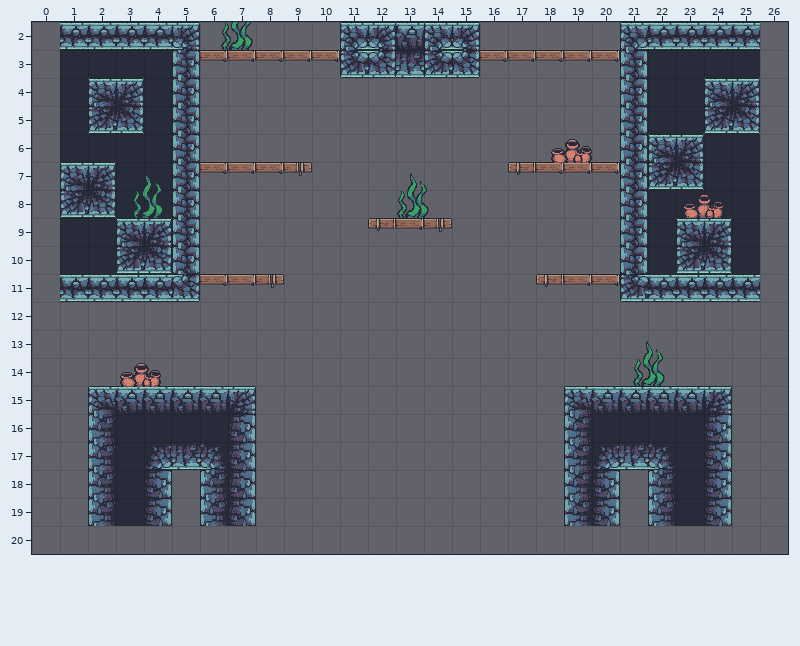
An edit to a level. Tiled map (JSON), assets/levels/lev06.json. Above: the version before the commit.
Cells are 32x32 px. Shown: x 0..26, y 2..20. The old version is drawn lined up with the new one.
Now the later version:
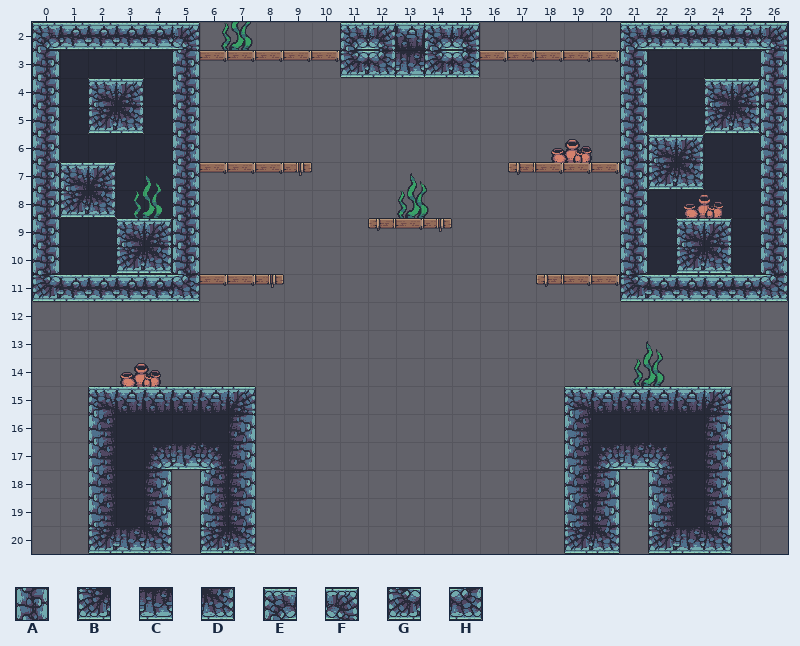
Key: from "tileset": A 10, B 14, C 15, D 16, E 32, F 34, G 46, H 48.
_ is an empty cell.
Edits made:
map size 25x20 -> 27x21 cells (old content now starts at 1,0; both pictures use the new coordinates)
Layer "main layer":
The author put tile A in rows 3 to 10 at x 0 and 26.
The author put tile B in row 20 at x 2, 6, 19 and 22.
The author put tile C in row 20 at x 3 and 23.
The author put tile D in row 20 at x 4, 7, 20 and 24.
The author put tile E in row 2 at x 0.
The author put tile F in row 2 at x 26.
The author put tile G in row 11 at x 0.
The author put tile H in row 11 at x 26.
Where, in picture pixels (left, top, right, bottom), the same in both pictures:
added: (32, 22, 60, 302)
added: (760, 22, 788, 302)
added: (88, 526, 172, 554)
added: (200, 526, 256, 554)
added: (564, 526, 620, 554)
added: (648, 526, 732, 554)
